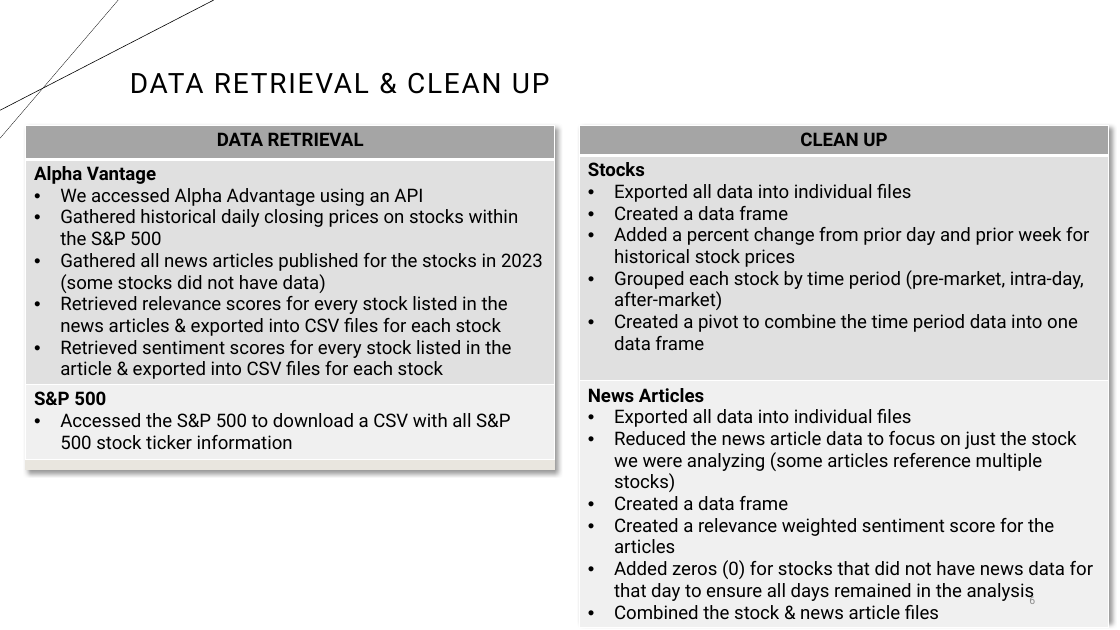
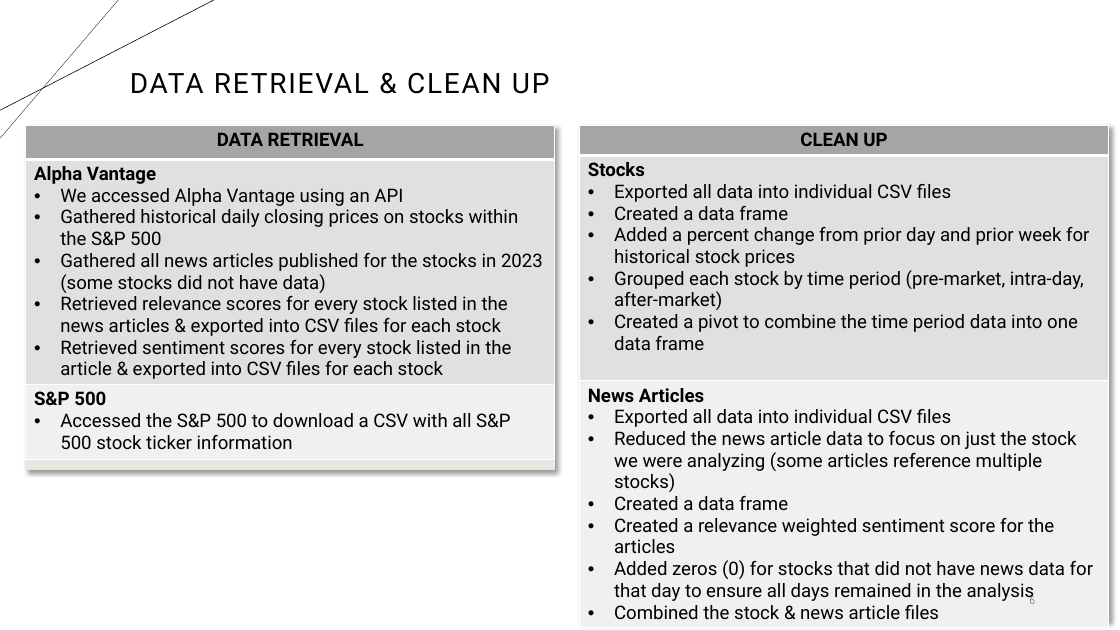
Before and after one commit to shawnfeils/AIBC_Project_2, a slide deck: slide 6 of Group_2_ML_Presentation.pptx. Drawn at 1120x630 pixels with LibreOffice and Linux fonts; fonts in the diff are those of the drawing. Boxes give left, top, right and bottom in pixels: in the first picture for what was removed or moved away, otherwise in the second. Text is boxed around its words. In the diff, an @@ line names an element or a change of style, - is before the commit and + after.

```diff
--- a/Group_2_ML_Presentation.pptx
+++ b/Group_2_ML_Presentation.pptx
@@ table at (26, 125, 555, 467) @@
-row 2, column 1: Alpha Vantage / We accessed Alpha Advantage using an API / Gathered historical daily closing prices on stocks within the S&P 500 / Gathered all news articles published for the stocks in 2023 (some stocks did not have data) / Retrieved relevance scores for every stock listed in the news articles & exported into CSV files for each stock / Retrieved sentiment scores for every stock listed in the article & exported into CSV files for each stock
+row 2, column 1: Alpha Vantage / We accessed Alpha Vantage using an API / Gathered historical daily closing prices on stocks within the S&P 500 / Gathered all news articles published for the stocks in 2023 (some stocks did not have data) / Retrieved relevance scores for every stock listed in the news articles & exported into CSV files for each stock / Retrieved sentiment scores for every stock listed in the article & exported into CSV files for each stock
@@ table at (580, 125, 1109, 623) @@
-row 2, column 1: Stocks / Exported all data into individual files / Created a data frame / Added a percent change from prior day and prior week for historical stock prices / Grouped each stock by time period (pre-market, intra-day, after-market) / Created a pivot to combine the time period data into one data frame
+row 2, column 1: Stocks / Exported all data into individual CSV files / Created a data frame / Added a percent change from prior day and prior week for historical stock prices / Grouped each stock by time period (pre-market, intra-day, after-market) / Created a pivot to combine the time period data into one data frame
-row 3, column 1: News Articles / Exported all data into individual files / Reduced the news article data to focus on just the stock we were analyzing (some articles reference multiple stocks) / Created a data frame / Created a relevance weighted sentiment score for the articles / Added zeros (0) for stocks that did not have news data for that day to ensure all days remained in the analysis / Combined the stock & news article files
+row 3, column 1: News Articles / Exported all data into individual CSV files / Reduced the news article data to focus on just the stock we were analyzing (some articles reference multiple stocks) / Created a data frame / Created a relevance weighted sentiment score for the articles / Added zeros (0) for stocks that did not have news data for that day to ensure all days remained in the analysis / Combined the stock & news article files
```
Also in this commit, not shown: 1 other slide changed, 11 other files.
